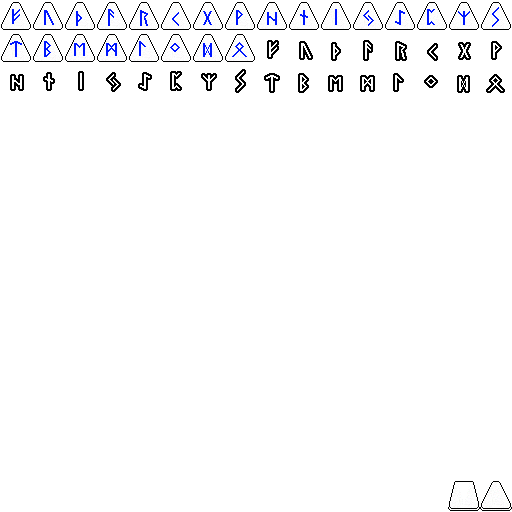
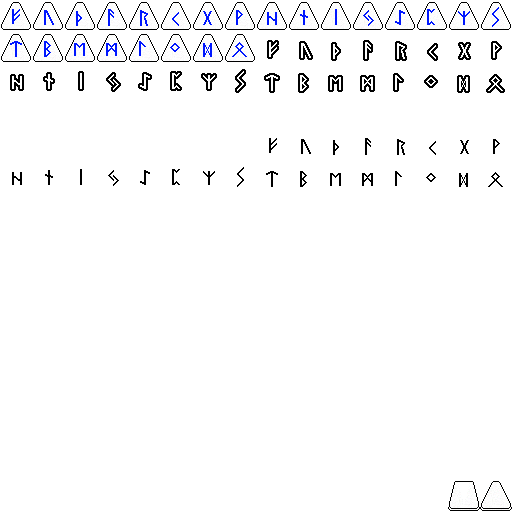
Layers edited between the first and the second 512×512 image:
added layer "letter copy" above "letter" over [12, 138, 503, 187]
